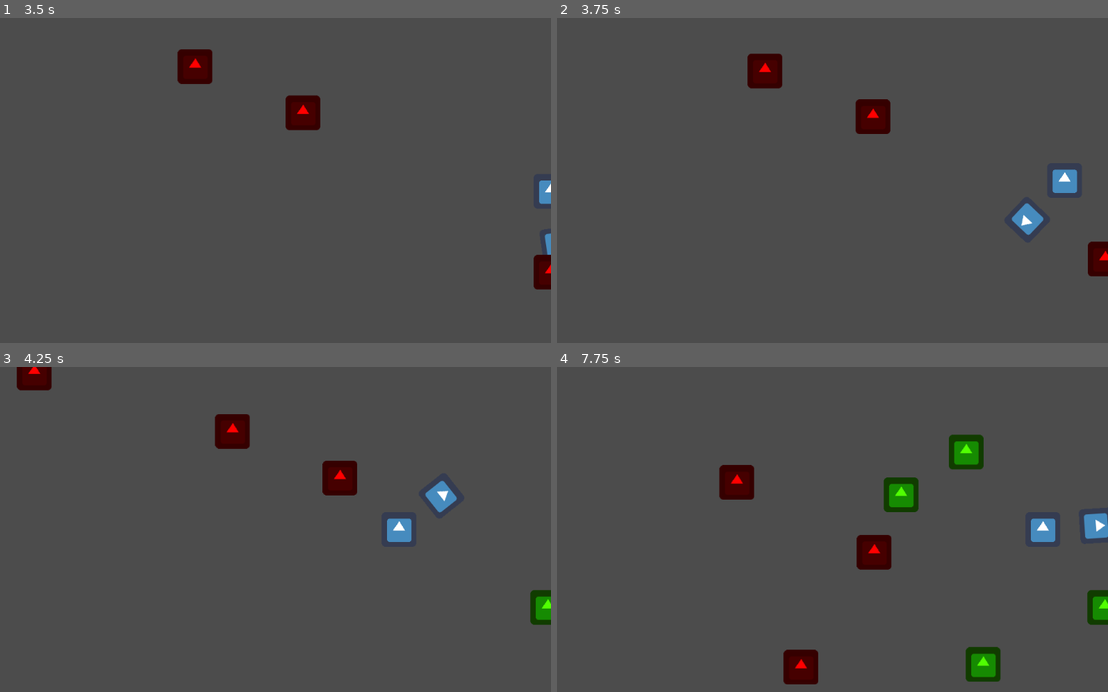
Above: before the commit, frames 1-4 (two rows, left to right).
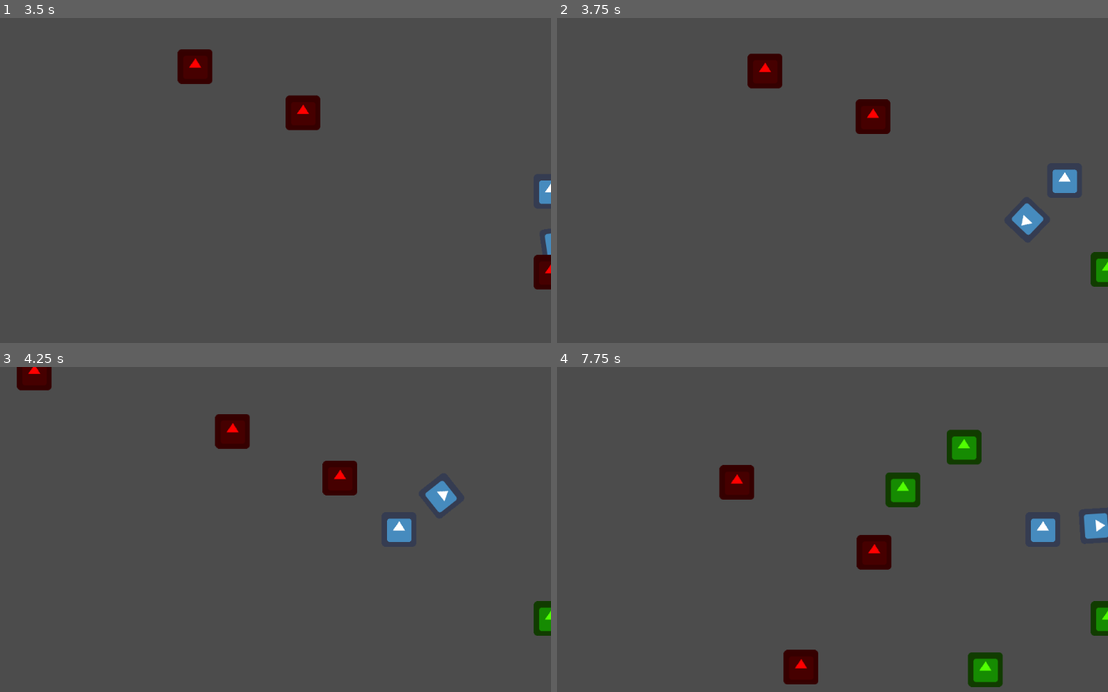
Above: after the commit, the same moments.

Repository: fuutou89/project_howmanyexcalibur
Game: Godot game, scene res://Scenes/Main.tscn
Two runs of this game, one before a commit and one after it. Both use one fixed random seed, a clock stepped at 60 frames per second and the inputs below. The project has no main scene, so this scene is started directly. The engine's default icon, where the game draws it, is replaced by a stand-in: a white triangle on a blue panel in a dark square.
Inputs:
- Up to frame 1 (3.5 s): hold D (move_right) 0.53-1.28 s; tap Space (switch_hand) every 0.75 s from 0.6 to 2.85 s; hold S (move_down) 1.28-2.03 s; hold D (move_right) 2.03-2.78 s; hold W (move_up) from 2.78 s (still down)
- Up to frame 2 (3.75 s): release W (move_up) at 3.53 s; hold A (move_left) from 3.53 s (still down); tap Space (switch_hand) at 3.6 s
- Up to frame 3 (4.25 s): keep holding A (move_left)
- Up to frame 4 (7.75 s): tap Space (switch_hand) every 0.75 s from 4.35 to 7.35 s; release A (move_left) at 5.03 s; hold S (move_down) 5.03-5.78 s; hold D (move_right) 5.78-6.53 s; hold W (move_up) 6.53-7.28 s; hold D (move_right) from 7.28 s (still down)

Frame 1 is identical in both runs. In frame 2, 0.5% of the frame differs, in the area x 96-100%, y 68-83%; in frame 3, 0.4%; in frame 4, 2.0%, in the area x 59-100%, y 19-99%.

Commit message:
Performance Optimization

Diff:
--- a/Game/Scenes/AttachPickup.tscn
+++ b/Game/Scenes/AttachPickup.tscn
@@ -8,6 +8,7 @@
 extents = Vector2( 32, 32 )
 
 [node name="AttachPickup" type="Area2D"]
+monitoring = false
 script = ExtResource( 2 )
 attachment_scene = ExtResource( 3 )
 
--- a/Game/Scenes/Attachment.gd
+++ b/Game/Scenes/Attachment.gd
@@ -2,13 +2,13 @@
 
 # Called when the node enters the scene tree for the first time.
 func _ready():
-	add_to_group("attachments")
+	#add_to_group("attachments")
 	pass # Replace with function body.
 
 
 func _on_Attachment_area_entered(area):
-	#if !area.is_in_group("pickup"):
-		#return
+	if !area.is_in_group("pickup"):
+		return
 
 	var gPos = area.global_position
 	var gRot = area.global_rotation
@@ -18,7 +18,7 @@
 	$CollisionShape2D.disabled = false
 
 func _on_Attachment_body_entered(body):
-	#if !body.is_in_group("enemy"):
-		#return
+	if !body.is_in_group("enemy"):
+		return
 
 	body.TakeDamage(1000)
--- a/Game/Scenes/Attachment.tscn
+++ b/Game/Scenes/Attachment.tscn
@@ -8,6 +8,7 @@
 
 [node name="Attachment" type="Area2D"]
 collision_layer = 0
+monitorable = false
 script = ExtResource( 2 )
 
 [node name="Sprite" type="Sprite" parent="."]
--- a/Game/Scenes/Excalibur.tscn
+++ b/Game/Scenes/Excalibur.tscn
@@ -8,6 +8,7 @@
 
 [node name="Excalibur" type="Area2D"]
 collision_layer = 0
+monitorable = false
 script = ExtResource( 2 )
 
 [node name="Sprite" type="Sprite" parent="."]
--- a/Game/Scenes/Mob.gd
+++ b/Game/Scenes/Mob.gd
@@ -13,6 +13,7 @@
 	move_and_slide(linearVelocity)
 
 func TakeDamage(damage):
+	remove_from_group("enemy")
 	$DyingTimer.start()
 
 
--- a/Game/Scenes/Mob.tscn
+++ b/Game/Scenes/Mob.tscn
@@ -20,7 +20,7 @@
 shape = SubResource( 1 )
 
 [node name="DyingTimer" type="Timer" parent="."]
-wait_time = 0.2
+wait_time = 0.1
 one_shot = true
 
 [connection signal="timeout" from="DyingTimer" to="." method="_on_DyingTimer_timeout"]
--- a/Game/Scripts/AttachPickup.gd
+++ b/Game/Scripts/AttachPickup.gd
@@ -9,6 +9,7 @@
 
 
 func CreateAttachment(gpos, grot, attachParent):
+	remove_from_group("pickup")
 	yield(get_tree(), "idle_frame")
 	var attachment = attachment_scene.instance()
 	attachParent.add_child(attachment)
--- a/Game/Scripts/Player.gd
+++ b/Game/Scripts/Player.gd
@@ -34,8 +34,8 @@
 
 
 func _on_Excalibur_area_entered(area):
-	#if !area.is_in_group("pickup"):
-		#return
+	if !area.is_in_group("pickup"):
+		return
 
 	var gPos = area.global_position
 	var gRot = area.global_rotation
